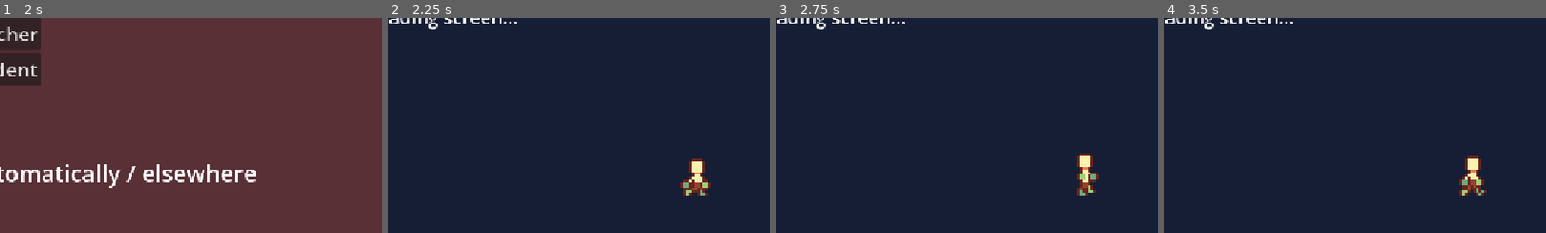
Above: before the commit, frames 1-4 (left to right).
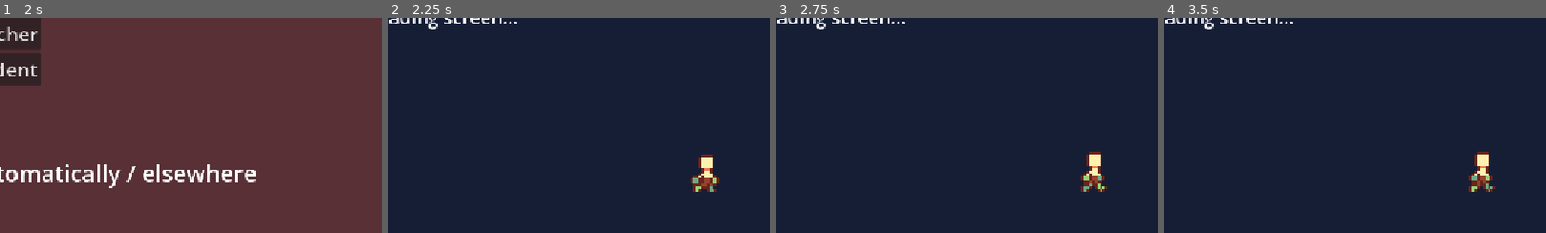
Above: after the commit, the same moments.

Repository: Syvxn/AiMO-Project
Game: Godot game, scene res://main.tscn
Two runs of this game, one before a commit and one after it. Both use one fixed random seed, a clock stepped at 60 frames per second and the inputs below.
Inputs (mouse positions are % of the whole screen's width and height, from its top left):
- Up to frame 1 (2 s): click "client" at 0.5 s; click (50, 37) at 1.27 s; type "Alex" at 1.35 s
- Up to frame 2 (2.25 s): click "Teacher" at 2 s
- Up to frame 3 (2.75 s): no input
- Up to frame 4 (3.5 s): no input
The pictures show only the part of the screen within x 50-100%, y 50-100%; the shares and areas given below are measured in that part.

Frame 1 is identical in both runs. In frame 2, 1.2% of the frame differs, in the area x 76-87%, y 63-83%; in frame 3, 1.1%; in frame 4, 1.2%, in the area x 77-87%, y 62-83%.
Error in both runs: Assertion failed: spawn requested by server somehow what the hell (res://main.gd:25)

Commit message:
6.1: i did something but i forget what

Diff:
--- a/ui/loading/loading_screen.tscn
+++ b/ui/loading/loading_screen.tscn
@@ -52,8 +52,8 @@
 frame_progress = 0.1255059
 
 [node name="AnimatedSprite2D2" type="AnimatedSprite2D" parent="Control" unique_id=766065477]
-position = Vector2(1042, 560)
+position = Vector2(1056, 554)
 scale = Vector2(4, 4)
 sprite_frames = ExtResource("3_xen5b")
 autoplay = "default"
-frame_progress = 0.61896235
+frame_progress = 0.7721303
